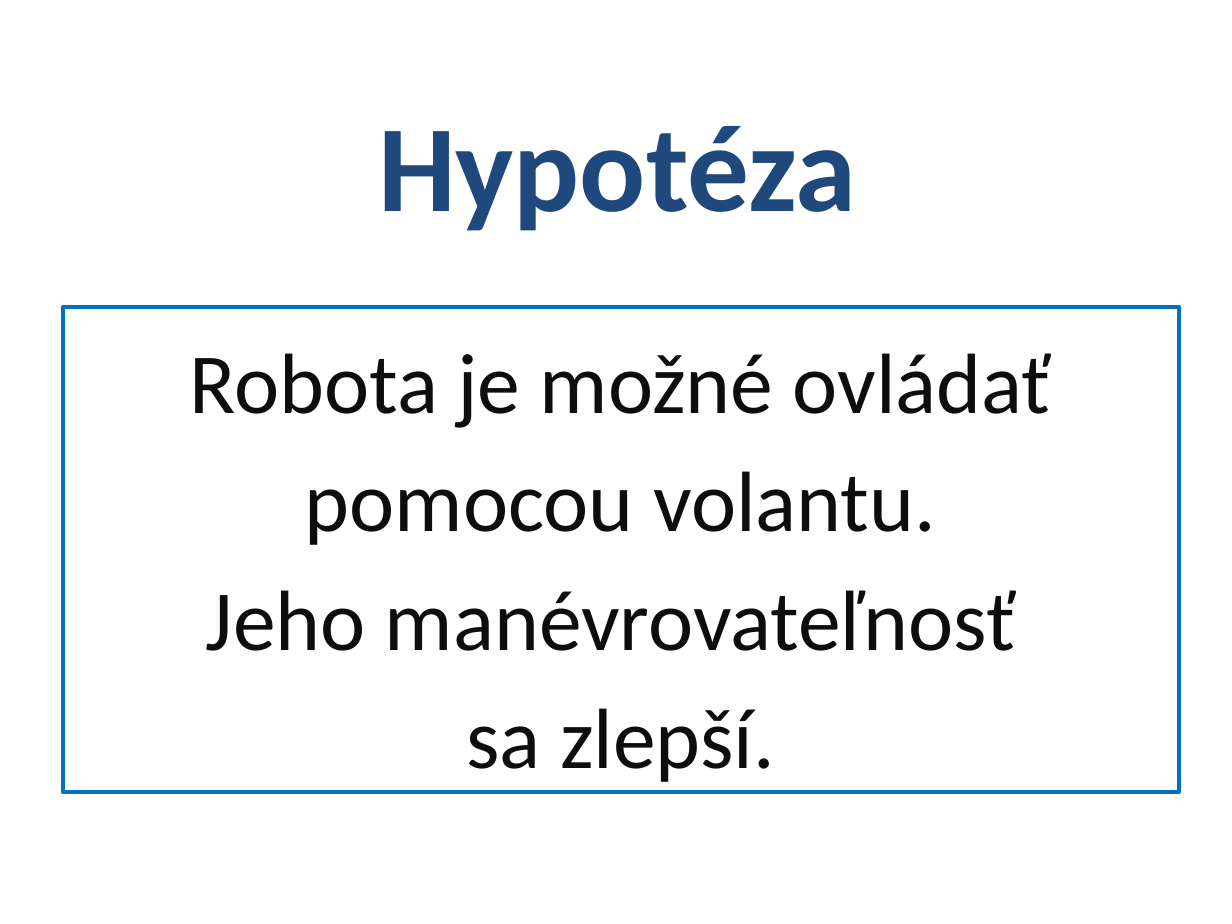
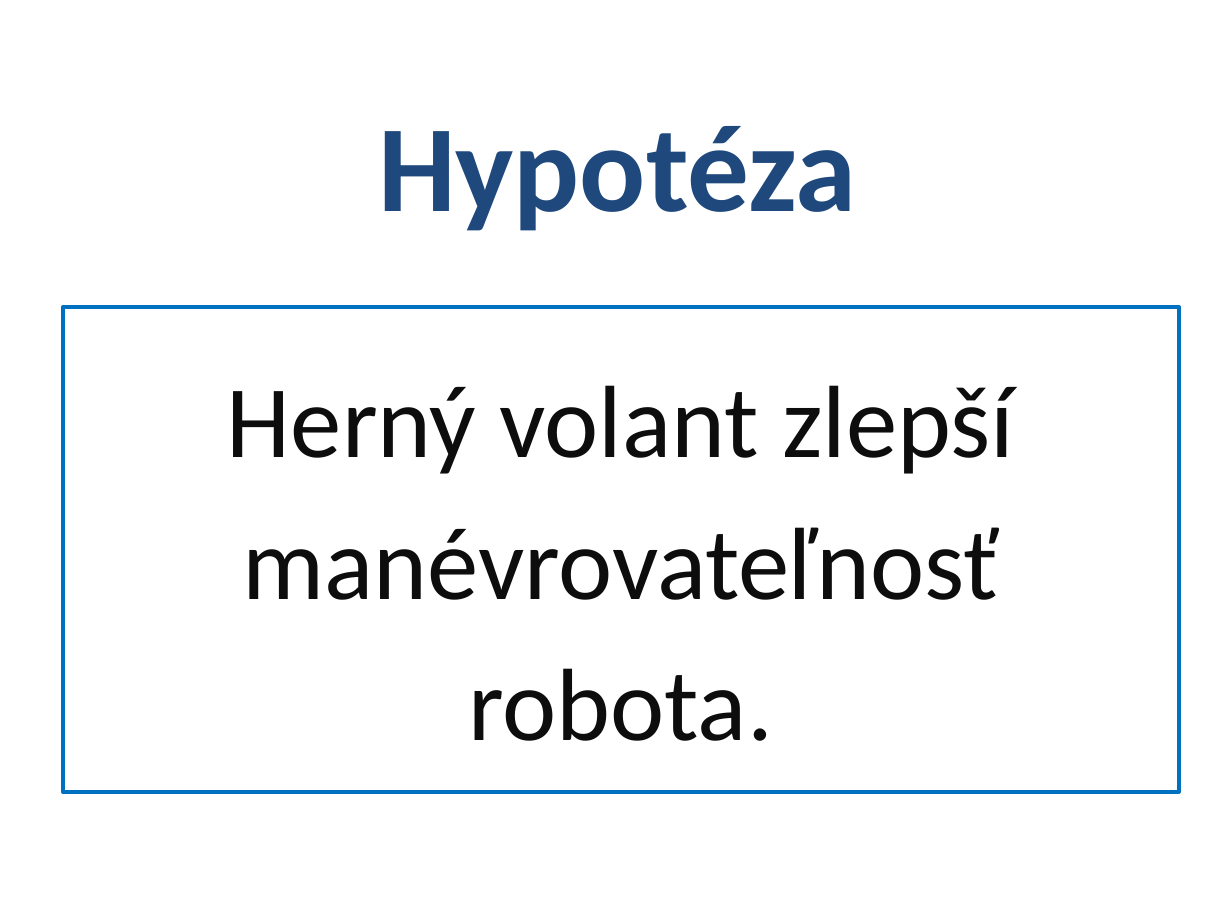
Before and after one commit to janmederly/rp7, a slide deck: slide 2 of doc/fvat/poster.pptx. Drawn at 1232x924 pixels with LibreOffice and Linux fonts; fonts in the diff are those of the drawing. Boxes give left, top, right and bottom in pixels: in the first picture for what was removed or moved away, otherwise in the second. Text is boxed around its words. In the diff, an @@ line names an element or a change of style, - is before the commit and + after.

```diff
--- a/doc/fvat/poster.pptx
+++ b/doc/fvat/poster.pptx
@@ text in rectangle at box(227, 385, 1014, 741): text changed; size 50 to 60 pt @@
-Robota je možné ovládať pomocou volantu.
-Jeho manévrovateľnosť
-sa zlepší.
+Herný volant zlepší
+manévrovateľnosť
+robota.
```
Also in this commit, not shown: 4 other slides changed, 2 slides added, 9 other files.
